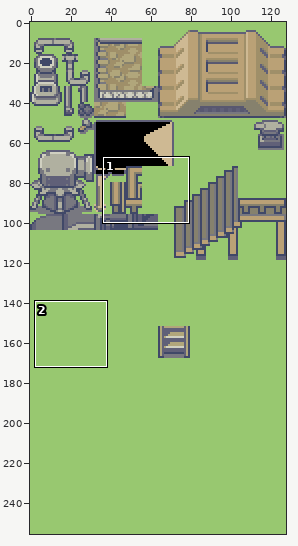
Two states of a sprite sheet, data/tilesets/secondary/dwarven_mines/tiles.png. Above: a wide view before the commit, with the close-up outlined.
Close-up. Before the commit:
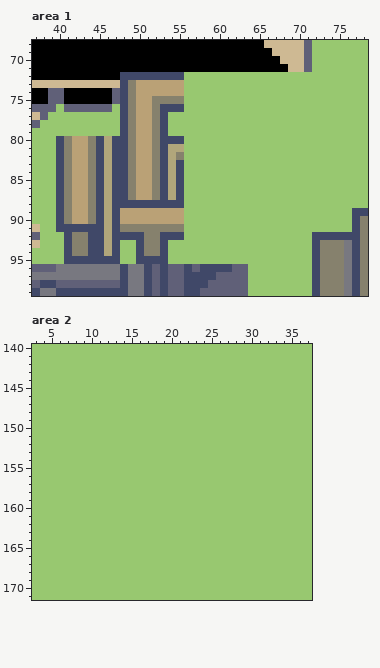
The file is 128x256 pixels. Shown: area 1: x 37..78, y 68..99; area 2: x 3..37, y 140..171.
And afterwards:
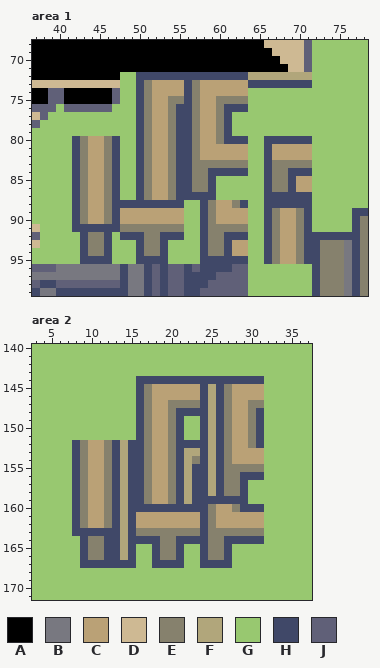
Palette (. is transparent): A #000000  B #787880  C #baa176  D #ceb993  E #86816d  F #b1a67b  G #98c870  H #404868  J #606078
The edit:
--- area 1
@@ x 37..78 @@
  71 AAAAAAAAAAAAAAAAAAAAAAAAAAAAAAAADDJGGGGGGG
- 72 AAAAAAAAAAAHHHHHHHHGGGGGGGGGGGGGGGGGGGGGGG
- 73 DDDDDDDDDDDHECCCCCCGGGGGGGGGGGGGGGGGGGGGGG
- 74 AAJJAAAAAAJHECCCCCCGGGGGGGGGGGGGGGGGGGGGGG
- 75 AAJJAAAAAAJHECCEEEEGGGGGGGGGGGGGGGGGGGGGGG
- 76 JJJGJJJJJJGHECCEHHHGGGGGGGGGGGGGGGGGGGGGGG
- 77 DJGGGGGGGGGHECCEHGGGGGGGGGGGGGGGGGGGGGGGGG
- 78 JGGGGGGGGGGHECCEHGGGGGGGGGGGGGGGGGGGGGGGGG
- 79 GGGGGGGGGGGHECCEHGGGGGGGGGGGGGGGGGGGGGGGGG
- 80 GGGHECCEHFHHECCEHHHGGGGGGGGGGGGGGGGGGGGGGG
- 81 GGGHECCEHFHHECCEHFFGGGGGGGGGGGGGGGGGGGGGGG
- 82 GGGHECCEHFHHECCEHFEGGGGGGGGGGGGGGGGGGGGGGG
- 83 GGGHECCEHFHHECCEHFHGGGGGGGGGGGGGGGGGGGGGGG
- 84 GGGHECCEHFHHECCEHFHGGGGGGGGGGGGGGGGGGGGGGG
- 85 GGGHECCEHFHHECCEHFHGGGGGGGGGGGGGGGGGGGGGGG
- 86 GGGHECCEHFHHECCEHFHGGGGGGGGGGGGGGGGGGGGGGG
- 87 GGGHECCEHFHHECCEHFHGGGGGGGGGGGGGGGGGGGGGGG
- 88 GGGHECCEHFHHHHHHHHHGGGGGGGGGGGGGGGGGGGGGGG
- 89 GGGHECCEHFHCCCCCCCCGGGGGGGGGGGGGGGGGGGGGHH
- 90 GGGHECCEHFHCCCCCCCCGGGGGGGGGGGGGGGGGGGGGHE
- 91 DGGHHHHHHFHEEEEEEEEGGGGGGGGGGGGGGGGGGGGGHE
- 92 JGGGHEEHHFHHHHEEHHHGGGGGGGGGGGGGGGGHHHHHHE
- 93 DGGGHEEHHFHGGHEEHGGGGGGGGGGGGGGGGGGHEEEBHE
- 94 GGGGHEEHHFHGGHEEHGGGGGGGGGGGGGGGGGGHEEEBHE
- 95 GGGGHHHHHHHGGHHHHGGGGGGGGGGGGGGGGGGHEEEBHE
+ 72 AAAAAAAAAAAGGHHHHHHHHHHHHHHFFFFFFFFGGGGGGG
+ 73 DDDDDDDDDDDGGHECCCCHECCCCCCHHHHHHHHGGGGGGG
+ 74 AAJJAAAAAAJGGHECCCCHECCCCCCGGGGGGGGGGGGGGG
+ 75 AAJJAAAAAAJGGHECCEEHECCEEEEGGGGGGGGGGGGGGG
+ 76 JJJGJJJJJJGGGHECCEHHECCEHHHGGGGGGGGGGGGGGG
+ 77 DJGGGGGGGGGGGHECCEHHECCEHGGGGGGGGGGGGGGGGG
+ 78 JGGGGGGGGGGGGHECCEHHECCEHGGGGGGGGGGGGGGGGG
+ 79 GGGGGGGGGGGGGHECCEHHECCEHGGGGGGGGGGGGGGGGG
+ 80 GGGGGHECCEHGGHECCEHHECCEHHHGGHHHHHHGGGGGGG
+ 81 GGGGGHECCEHGGHECCEHHECCCCCCGGHCCCCCGGGGGGG
+ 82 GGGGGHECCEHGGHECCEHHECCCCCCGGHCCCCCGGGGGGG
+ 83 GGGGGHECCEHGGHECCEHHEEEEEEEGGHEEEEEGGGGGGG
+ 84 GGGGGHECCEHGGHECCEHHEEHHHHHGGHEEHHHGGGGGGG
+ 85 GGGGGHECCEHGGHECCEHHEEHGGGGGGHEEHCCGGGGGGG
+ 86 GGGGGHECCEHGGHECCEHHEEHGGGGGGHEEHCCGGGGGGG
+ 87 GGGGGHECCEHGGHECCEHHHHHGGGGGGHHHHHHGGGGGGG
+ 88 GGGGGHECCEHHHHHHHHHGGHECCEHGGHHHHHHGGGGGGG
+ 89 GGGGGHECCEHCCCCCCCCGGHECCCCGGHECCEHGGGGGHH
+ 90 GGGGGHECCEHCCCCCCCCGGHECCCCGGHECCEHGGGGGHE
+ 91 DGGGGHHHHHHEEEEEEEEGGHEEEEEGGHECCEHGGGGGHE
+ 92 JGGGGGHEEHGHHHEEHHHGGHEEHHHGGHECCEHHHHHHHE
+ 93 DGGGGGHEEHGGGHEEHGGGGHEEHCCGGHECCEHHEEEBHE
+ 94 GGGGGGHEEHGGGHEEHGGGGHEEHCCGGHECCEHHEEEBHE
+ 95 GGGGGGHHHHGGGHHHHGGGGHHHHHHGGHECCEHHEEEBHE
  96 JJJBBBBBBBBHBBHJHJJHJHHHHJJGGGGGGGGHEEEBHE
--- area 2
@@ x 3..37 @@
 143 GGGGGGGGGGGGGGGGGGGGGGGGGGGGGGGGGGG
-144 GGGGGGGGGGGGGGGGGGGGGGGGGGGGGGGGGGG
-145 GGGGGGGGGGGGGGGGGGGGGGGGGGGGGGGGGGG
-146 GGGGGGGGGGGGGGGGGGGGGGGGGGGGGGGGGGG
-147 GGGGGGGGGGGGGGGGGGGGGGGGGGGGGGGGGGG
-148 GGGGGGGGGGGGGGGGGGGGGGGGGGGGGGGGGGG
-149 GGGGGGGGGGGGGGGGGGGGGGGGGGGGGGGGGGG
-150 GGGGGGGGGGGGGGGGGGGGGGGGGGGGGGGGGGG
-151 GGGGGGGGGGGGGGGGGGGGGGGGGGGGGGGGGGG
-152 GGGGGGGGGGGGGGGGGGGGGGGGGGGGGGGGGGG
-153 GGGGGGGGGGGGGGGGGGGGGGGGGGGGGGGGGGG
-154 GGGGGGGGGGGGGGGGGGGGGGGGGGGGGGGGGGG
-155 GGGGGGGGGGGGGGGGGGGGGGGGGGGGGGGGGGG
-156 GGGGGGGGGGGGGGGGGGGGGGGGGGGGGGGGGGG
-157 GGGGGGGGGGGGGGGGGGGGGGGGGGGGGGGGGGG
-158 GGGGGGGGGGGGGGGGGGGGGGGGGGGGGGGGGGG
-159 GGGGGGGGGGGGGGGGGGGGGGGGGGGGGGGGGGG
-160 GGGGGGGGGGGGGGGGGGGGGGGGGGGGGGGGGGG
-161 GGGGGGGGGGGGGGGGGGGGGGGGGGGGGGGGGGG
-162 GGGGGGGGGGGGGGGGGGGGGGGGGGGGGGGGGGG
-163 GGGGGGGGGGGGGGGGGGGGGGGGGGGGGGGGGGG
-164 GGGGGGGGGGGGGGGGGGGGGGGGGGGGGGGGGGG
-165 GGGGGGGGGGGGGGGGGGGGGGGGGGGGGGGGGGG
-166 GGGGGGGGGGGGGGGGGGGGGGGGGGGGGGGGGGG
-167 GGGGGGGGGGGGGGGGGGGGGGGGGGGGGGGGGGG
+144 GGGGGGGGGGGGGHHHHHHHHHHHHHHHHGGGGGG
+145 GGGGGGGGGGGGGHECCCCCCHFHECCCCGGGGGG
+146 GGGGGGGGGGGGGHECCCCCCHFHECCCCGGGGGG
+147 GGGGGGGGGGGGGHECCEEEEHFHECCEEGGGGGG
+148 GGGGGGGGGGGGGHECCEHHHHFHECCEHGGGGGG
+149 GGGGGGGGGGGGGHECCEHGGHFHECCEHGGGGGG
+150 GGGGGGGGGGGGGHECCEHGGHFHECCEHGGGGGG
+151 GGGGGGGGGGGGGHECCEHGGHFHECCEHGGGGGG
+152 GGGGGHECCEHFHHECCEHHHHFHECCEHGGGGGG
+153 GGGGGHECCEHFHHECCEHFFHFHECCCCGGGGGG
+154 GGGGGHECCEHFHHECCEHFEHFHECCCCGGGGGG
+155 GGGGGHECCEHFHHECCEHFHHFHEEEEEGGGGGG
+156 GGGGGHECCEHFHHECCEHFHHFHEEHHHGGGGGG
+157 GGGGGHECCEHFHHECCEHFHHFHEEHGGGGGGGG
+158 GGGGGHECCEHFHHECCEHFHHFHEEHGGGGGGGG
+159 GGGGGHECCEHFHHECCEHFHHHHHHHGGGGGGGG
+160 GGGGGHECCEHFHHHHHHHHHHECCEHHHGGGGGG
+161 GGGGGHECCEHFHCCCCCCCCHECCCCCCGGGGGG
+162 GGGGGHECCEHFHCCCCCCCCHECCCCCCGGGGGG
+163 GGGGGHHHHHHFHEEEEEEEEHEEEEEEEGGGGGG
+164 GGGGGGHEEHHFHHHHEEHHHHEEHHHHHGGGGGG
+165 GGGGGGHEEHHFHGGHEEHGGHEEHGGGGGGGGGG
+166 GGGGGGHEEHHFHGGHEEHGGHEEHGGGGGGGGGG
+167 GGGGGGHHHHHHHGGHHHHGGHHHHGGGGGGGGGG
 168 GGGGGGGGGGGGGGGGGGGGGGGGGGGGGGGGGGG
Pixel boxes of the changes (left, top, right, bottom) in both close-ups:
changed: (56, 72, 312, 264)
changed: (72, 376, 264, 568)
